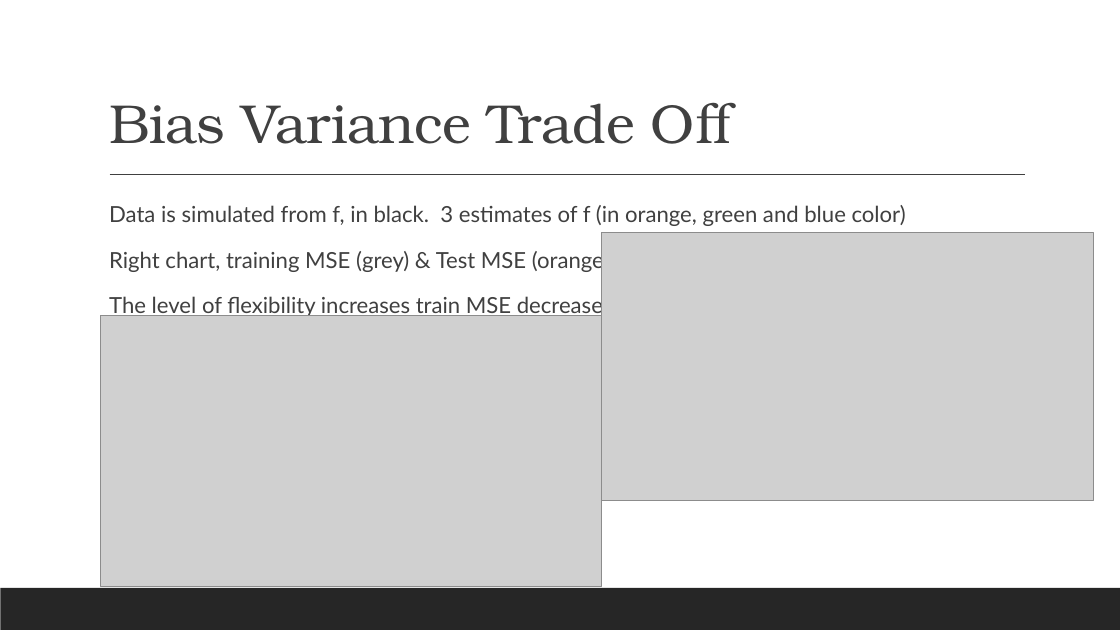
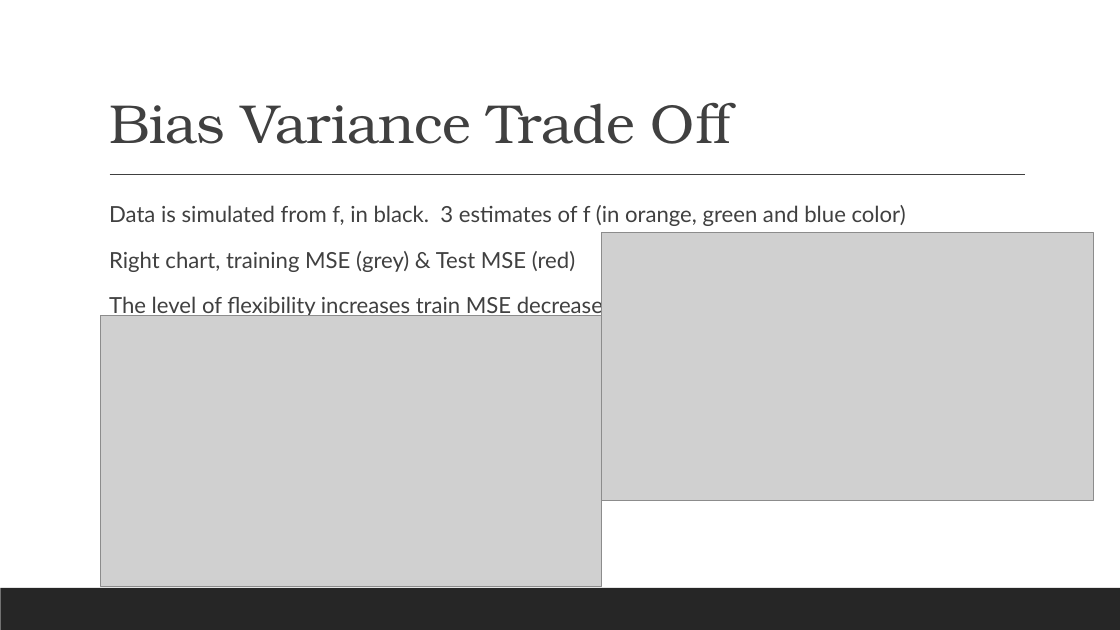
Before and after one commit to ashvani/learning-isl, a slide deck: slide 11 of 01-intro_to_statistical_learning_theory.pptx. Drawn at 1120x630 pixels with LibreOffice and Linux fonts; fonts in the diff are those of the drawing; grey boxes stand for pictures. Boxes give left, top, right and bottom in pixels: in the first picture for what was removed or moved away, otherwise in the second. Text is boxed around its words. In the diff, an @@ line names an element or a change of style, - is before the commit and + after.

```diff
--- a/01-intro_to_statistical_learning_theory.pptx
+++ b/01-intro_to_statistical_learning_theory.pptx
@@ text at (x1=109, y1=251, x2=575, y2=272): text changed @@
-  Right chart, training MSE (grey) & Test MSE (orange)
+  Right chart, training MSE (grey) & Test MSE (red)
```
Also in this commit, not shown: 1 other slide changed, 1 other file.
